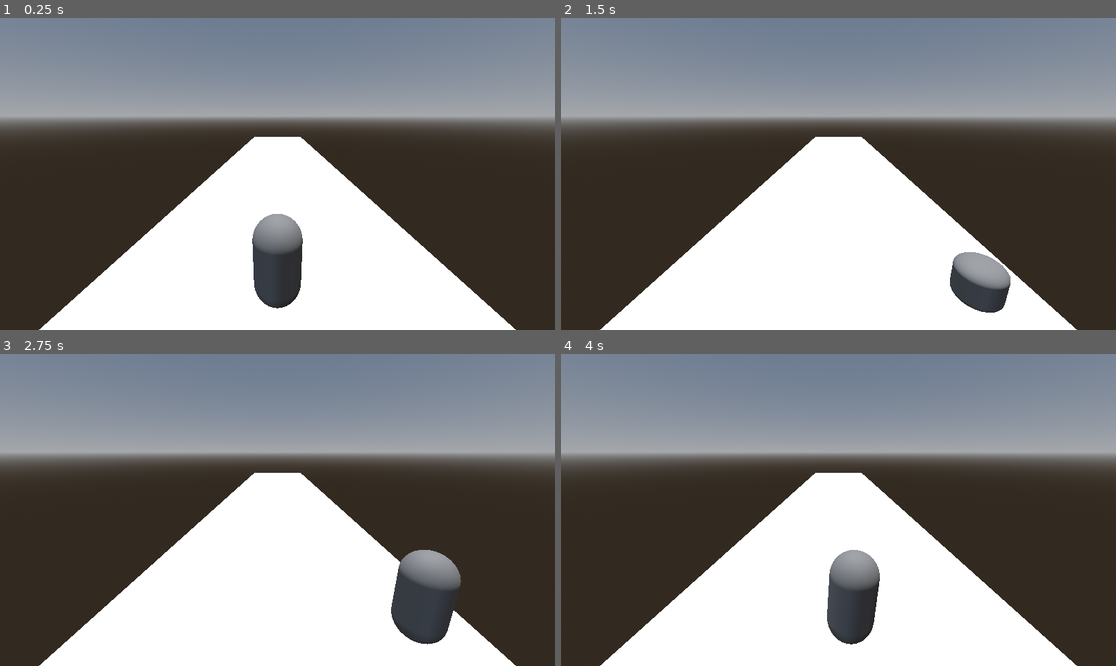
Above: before the commit, frames 1-4 (two rows, left to right).
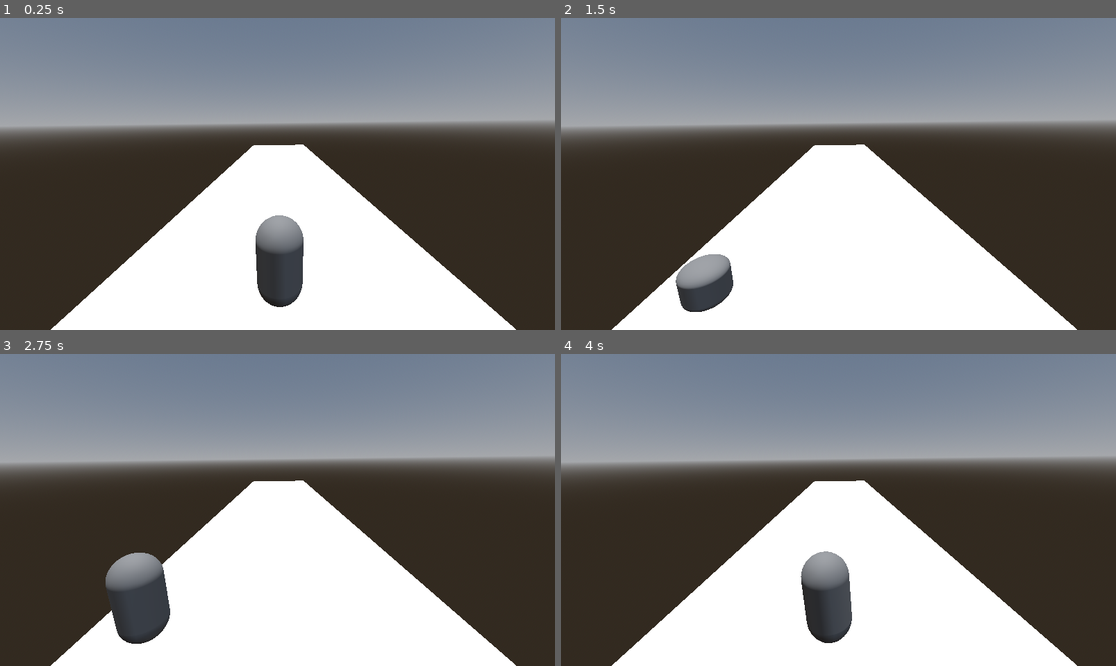
Above: after the commit, the same moments.

Repository: leoag3/projIndaGameLL
Game: Godot game, scene res://scene.tscn
The game is run twice, just before and just after one commit, with the same random seed, the same clock (stepped at 60 frames per second) and the same inputs.
Inputs:
- Up to frame 1 (0.25 s): no input
- Up to frame 2 (1.5 s): tap Enter at 0.5 s; hold Right (ui_right) 0.53-1.28 s; hold Down (ui_down) from 1.28 s (still down)
- Up to frame 3 (2.75 s): release Down (ui_down) at 2.03 s; hold Right (ui_right) from 2.03 s (still down)
- Up to frame 4 (4 s): tap Space at 2.75 s; release Right (ui_right) at 2.78 s; hold Up (ui_up) 2.78-3.53 s; hold Left (ui_left) from 3.53 s (still down)

The runs differ from the first frame. In frame 1, 6.3% of the frame differs, in the area x 0-100%, y 31-100%; in frame 2, 9.1%; in frame 3, 11%; in frame 4, 8.7%.

Commit message:
Create basic obstacle generation in three lanes, add 1 line of code in player, flip camera

Diff:
--- a/playerController.gd
+++ b/playerController.gd
@@ -15,6 +15,7 @@
 
 func _ready():
 	target_x = global_position.x
+	add_to_group("player")
 
 func _unhandled_input(event):
 	if event.is_action_pressed("ui_left") and lane_index > -1:
@@ -78,3 +79,4 @@
 	# Optional tilt effect
 	var tilt = clamp((target_x - global_position.x) * 0.1, -0.2, 0.2)
 	rotation.z = lerp(rotation.z, tilt, delta * 5)
+	global_position.z = original_position.z
--- a/scene.tscn
+++ b/scene.tscn
@@ -1,7 +1,9 @@
-[gd_scene load_steps=10 format=3 uid="uid://c45kjfv7lfn47"]
+[gd_scene load_steps=12 format=3 uid="uid://c45kjfv7lfn47"]
 
 [ext_resource type="Script" uid="uid://cbknj1xk2qchv" path="res://playerController.gd" id="1_ulcgi"]
 [ext_resource type="Shape3D" uid="uid://b52r1je4kbpem" path="res://floorShape.tres" id="2_nxogm"]
+[ext_resource type="PackedScene" uid="uid://myiaq62iegj" path="res://obstacle.tscn" id="4_m7jmp"]
+[ext_resource type="Script" uid="uid://b04fcomka30sb" path="res://obstacle_manager.gd" id="4_u3cyc"]
 
 [sub_resource type="CapsuleMesh" id="CapsuleMesh_drvgu"]
 
@@ -36,7 +38,7 @@
 transform = Transform3D(1, 0, 0, 0, 1, 0, 0, 0, 1, 0, -0.992375, 0)
 
 [node name="MeshInstance3D" type="MeshInstance3D" parent="Floor"]
-transform = Transform3D(10, 0, 0, 0, 0.15, 0, 0, 0, 10, 0, -0.439021, -16.421)
+transform = Transform3D(10, 0, 0, 0, 0.15, 0, 0, 0, 10, 0, -0.439021, 12.0183)
 material_override = SubResource("StandardMaterial3D_ulcgi")
 mesh = SubResource("BoxMesh_nxogm")
 
@@ -48,7 +50,12 @@
 transform = Transform3D(1, 0, 0, 0, -0.0142763, 0.999898, 0, -0.999898, -0.0142763, 1.54802, 4.49695, 1.13692)
 
 [node name="Camera3D" type="Camera3D" parent="."]
-transform = Transform3D(1, 0, 0, 0, 0.961846, 0.27359, 0, -0.27359, 0.961846, 0, 2.95115, 3.55729)
+transform = Transform3D(-0.999925, -0.0105757, -0.00611634, -0.0117496, 0.969631, 0.24429, 0.00334705, 0.244344, -0.969682, 0, 2.951, -3.783)
 
 [node name="WorldEnvironment" type="WorldEnvironment" parent="."]
 environment = SubResource("Environment_nxogm")
+
+[node name="ObstacleManager" type="Node3D" parent="."]
+script = ExtResource("4_u3cyc")
+obstacle_scene = ExtResource("4_m7jmp")
+player_path = NodePath("../Player")
